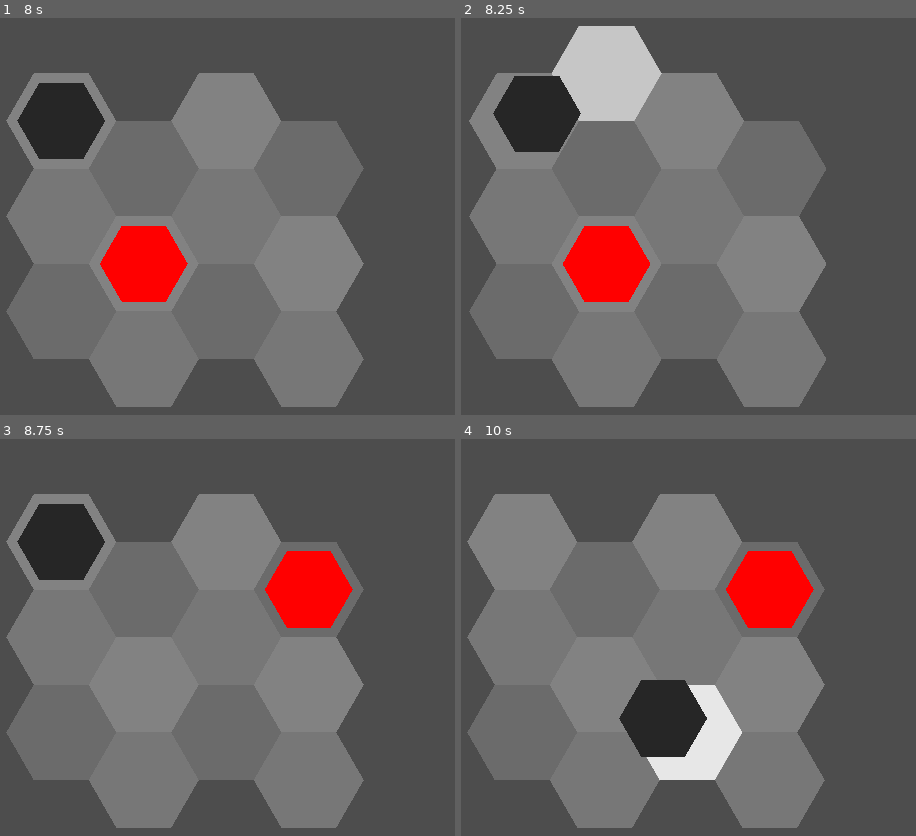
Above: before the commit, frames 1-4 (two rows, left to right).
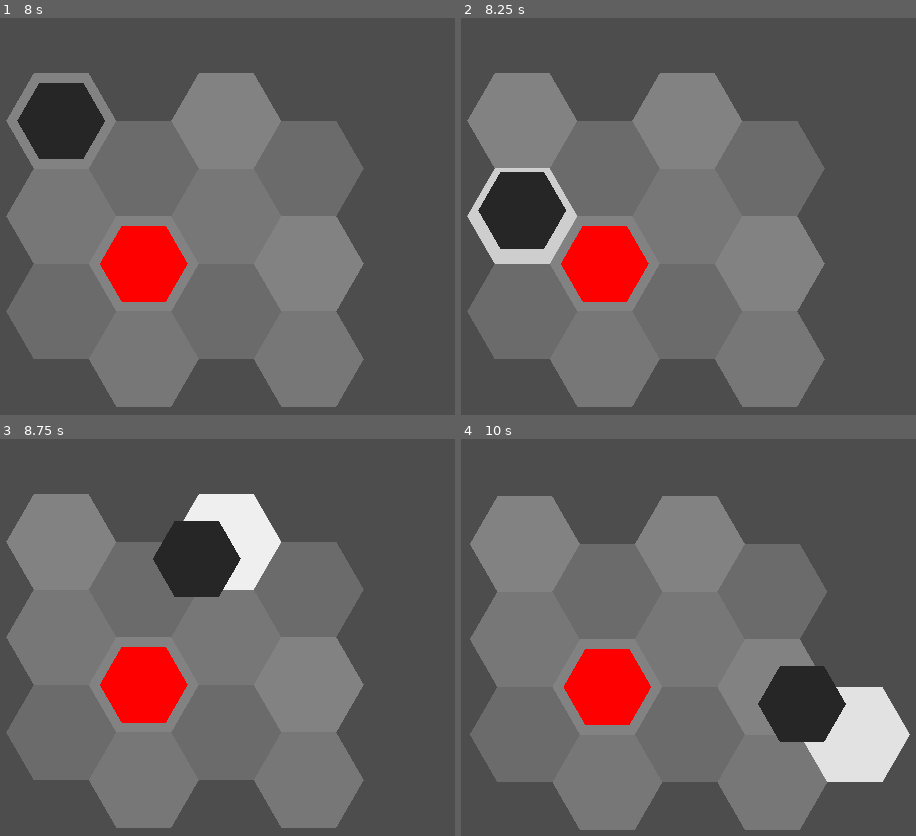
Above: after the commit, the same moments.

Repository: redpebble/sneksagon
Game: Godot game, scene res://scenes/map.tscn
Two runs of this game, one before a commit and one after it. Both use one fixed random seed, a clock stepped at 60 frames per second and the inputs below. Sound files missing from this copy of the repository are replaced by a short silence.
Inputs (mouse positions are in pixels of both pictures, inside the frame that each line leads up to):
- Up to frame 1 (8 s): tap Enter at 0.5 s; move the mouse to (318, 208) at 0.52 s; press the mouse at (318, 208) at 0.53 s; hold D (down-right) 0.53-1.28 s; move the mouse to (63, 268) at 1.27 s; release the mouse at (63, 268) at 1.28 s; hold S (down) 1.28-2.03 s; click (63, 268) at 1.35 s; move the mouse to (245, 109) at 2.02 s; press the mouse at (245, 109) at 2.03 s; hold D (down-right) 2.03-2.78 s; move the mouse to (154, 359) at 2.77 s; release the mouse at (154, 359) at 2.78 s; hold W (up) 2.78-3.53 s; click (154, 359) at 2.85 s; move the mouse to (364, 331) at 3.52 s; press the mouse at (364, 331) at 3.53 s; hold A (down-left) 3.53-5.03 s; move the mouse to (4, 149) at 4.27 s; release the mouse at (4, 149) at 4.28 s; click (4, 149) at 4.35 s; move the mouse to (213, 240) at 5.02 s; press the mouse at (213, 240) at 5.03 s; hold S (down) 5.03-5.78 s; move the mouse to (95, 89) at 5.77 s; release the mouse at (95, 89) at 5.78 s; hold D (down-right) 5.78-6.53 s; click (95, 89) at 5.85 s; move the mouse to (318, 208) at 6.52 s; press the mouse at (318, 208) at 6.53 s; hold W (up) 6.53-7.28 s; move the mouse to (63, 268) at 7.27 s; release the mouse at (63, 268) at 7.28 s; hold D (down-right) from 7.28 s (still down); click (63, 268) at 7.35 s
- Up to frame 2 (8.25 s): tap Space at 8 s; move the mouse to (706, 109) at 8.02 s; release D (down-right) at 8.03 s; press the mouse at (706, 109) at 8.03 s; hold S (down) from 8.03 s (still down)
- Up to frame 3 (8.75 s): keep holding S (down)
- Up to frame 4 (10 s): move the mouse to (615, 780) at 8.77 s; release S (down) at 8.78 s; release the mouse at (615, 780) at 8.78 s; hold A (down-left) 8.78-9.53 s; click (615, 780) at 8.85 s; move the mouse to (825, 752) at 9.52 s; press the mouse at (825, 752) at 9.53 s; hold W (up) from 9.53 s (still down)

Frame 1 is identical in both runs. In frame 2, 12% of the frame differs, in the area x 1-81%, y 2-98%; in frame 3, 14%; in frame 4, 18%, in the area x 1-99%, y 13-99%.

Commit message:
Select nearest valid hex + added move inputs for Keyboard and Controller
Only really visible with controller or mouse inputs.

Diff:
--- a/project.godot
+++ b/project.godot
@@ -29,9 +29,11 @@
 
 [input]
 
-lmb={
+move={
 "deadzone": 0.2,
 "events": [Object(InputEventMouseButton,"resource_local_to_scene":false,"resource_name":"","device":-1,"window_id":0,"a …(253 unchanged characters)…
+, Object(InputEventJoypadButton,"resource_local_to_scene":false,"resource_name":"","device":-1,"button_index":0,"pressure":0.0,"pressed":true,"script":null)
+, Object(InputEventKey,"resource_local_to_scene":false,"resource_name":"","device":-1,"window_id":0,"alt_pressed":false,"shift_pressed":false,"ctrl_pressed":false,"meta_pressed":false,"pressed":false,"keycode":0,"physical_keycode":32,"key_label":0,"unicode":32,"location":0,"echo":false,"script":null)
 ]
 }
 up-left={
--- a/scenes/singleton/game_manager.gd
+++ b/scenes/singleton/game_manager.gd
@@ -6,12 +6,11 @@
 var camera : ShakyCamera = null
 
 func _ready() -> void:
-	await get_tree().process_frame
 	reset_level()
 
 func reset_level():
 	MapManager.clear()
-	create_snake(Vector2.ZERO)
+	await create_snake(Vector2.ZERO)
 	MapManager.spawn_apple()
 
 func create_snake(init_coords : Vector2):
@@ -20,6 +19,7 @@
 		call_deferred("add_child", snake)
 		snake.died.connect(_on_snake_died)
 		snake.collided.connect(_on_snake_collided)
+	await get_tree().process_frame
 	snake.make_head(init_coords)
 
 func _on_snake_died():
--- a/scenes/snake.gd
+++ b/scenes/snake.gd
@@ -22,6 +22,7 @@
 	move_timer.wait_time = move_interval
 	move_timer.one_shot = true
 	move_timer.timeout.connect(_on_move_timer_timeout)
+
 
 func _process(_delta: float) -> void:
 	if not is_moving():
@@ -33,7 +34,7 @@
 func read_inputs():
 	if is_moving():
 		return
-	if Input.is_action_pressed("lmb"):
+	if Input.is_action_pressed("move"):
 		if move_vector != Vector2.ZERO:
 			var to_coords = MapManager.get_adjacent_hex_coords(head.grid_coords, move_vector)
 			move(to_coords, move_interval)
@@ -52,9 +53,9 @@
 		2: # controller
 			input_vector = get_joystick_input_vector()
 
-	var potential_coords = MapManager.get_adjacent_hex_coords(head.grid_coords, input_vector)
-	if is_valid_coords(potential_coords):
-		move_vector = input_vector
+	var potential_vector = get_closest_valid_vector(input_vector)
+	if potential_vector != Vector2.ZERO:
+		move_vector = potential_vector
 
 func get_mouse_input_vector() -> Vector2:
 	var v = Vector2.ZERO
@@ -64,25 +65,27 @@
 		var min_dist = MapManager.HEX_WIDTH * 0.2
 		if head_pos.distance_to(mouse_pos) > min_dist:
 			v = head_pos.direction_to(mouse_pos)
-	return round_hexagonal(v)
+	return v
 
 func get_joystick_input_vector():
-	var v = Vector2.ZERO
 	var x = Input.get_axis("joystick-left", "joystick-right")
 	var y = Input.get_axis("joystick-up", "joystick-down")
-	if v.length() > 0.5:
-		v = Vector2(x, y)
-	return round_hexagonal(v)
+	var v = Vector2(x, y)
+	# set input deadzone
+	if v.length() < 0.5:
+		v = Vector2.ZERO
+	return v
 
 func get_keyboard_input_vector(event : InputEvent):
 	var v = Vector2.ZERO
-	match get_event_action(event):
-		"up-left":    v = Vector2.UP + Vector2.LEFT
-		"up":         v = Vector2.UP
-		"up-right":   v = Vector2.UP + Vector2.RIGHT
-		"down-left":  v = Vector2.DOWN + Vector2.LEFT
-		"down":       v = Vector2.DOWN
-		"down-right": v = Vector2.DOWN + Vector2.RIGHT
+	if event.is_pressed():
+		match get_event_action(event):
+			"up-left":    v = Vector2.UP + Vector2.LEFT
+			"up":         v = Vector2.UP
+			"up-right":   v = Vector2.UP + Vector2.RIGHT
+			"down-left":  v = Vector2.DOWN + Vector2.LEFT
+			"down":       v = Vector2.DOWN
+			"down-right": v = Vector2.DOWN + Vector2.RIGHT
 	return v
 
 # https://forum.godotengine.org/t/how-to-get-action-name-from-event/44909/2
@@ -106,6 +109,9 @@
 	hex_direction.x = roundi(base_vector.x)
 	#max out vertical input to eliminate "sticky" horizontal movement
 	hex_direction.y = ceili(abs(base_vector.y)) * sign(base_vector.y)
+	# default to the last move vector if the base vector is perfectly left or right
+	if hex_direction == Vector2.LEFT or hex_direction == Vector2.RIGHT:
+		hex_direction = move_vector
 	return hex_direction
 
 
@@ -136,6 +142,30 @@
 		invalid_coords.append(head.last_coords)
 
 	return not invalid_coords.has(to_coords)
+
+# Checks for valid vectors, starting from the input vector, alternating sides for each check
+# Returns the closest vector which would move to a valid coordinate
+func get_closest_valid_vector(input_vector : Vector2):
+	var closest := Vector2.ZERO
+	var angle_interval = PI/3
+	var raw_input_angle = input_vector.angle()
+	var adjusted_input_angle = input_vector.rotated(angle_interval).angle()
+	# gets the distance from the nearest hexagonal move direction, offset to center the value at 0
+	var side_favor = abs(fmod(angle_difference(angle_interval, adjusted_input_angle), angle_interval)) - PI/6
+	var side_flip : int = 1 if side_favor < 0 else -1
+	# reverse flipping on negative input angles
+	if raw_input_angle < 0:
+		side_flip *= -1
+
+	for i in 6: # check each direction
+		side_flip *= 1 if (i % 2) else -1 # alternate sides
+		var rotation_amount = i * angle_interval * side_flip
+		var potential_vector = round_hexagonal(input_vector.normalized().rotated(rotation_amount))
+		var potential_coords = MapManager.get_adjacent_hex_coords(head.grid_coords, potential_vector)
+		if is_valid_coords(potential_coords):
+			closest = potential_vector
+			break
+	return closest
 
 func is_moving() -> bool:
 	if head:
